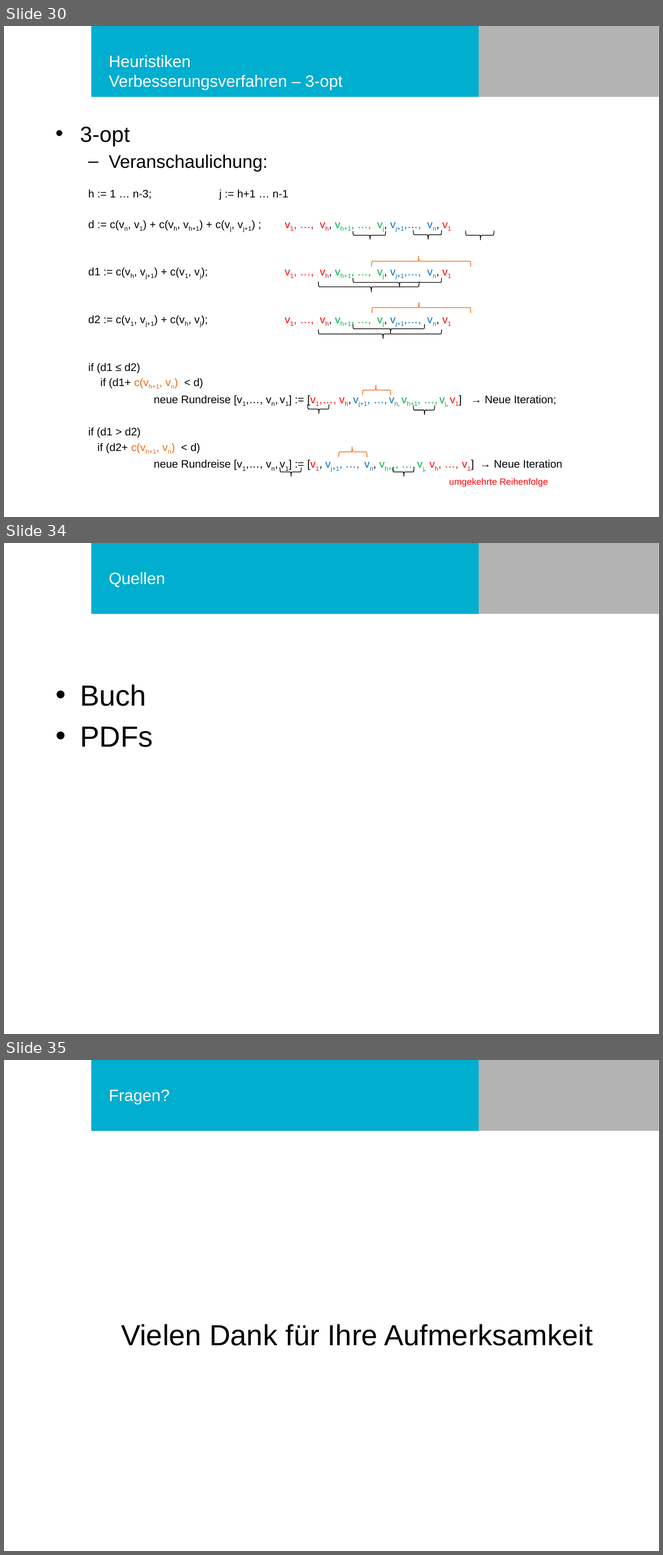
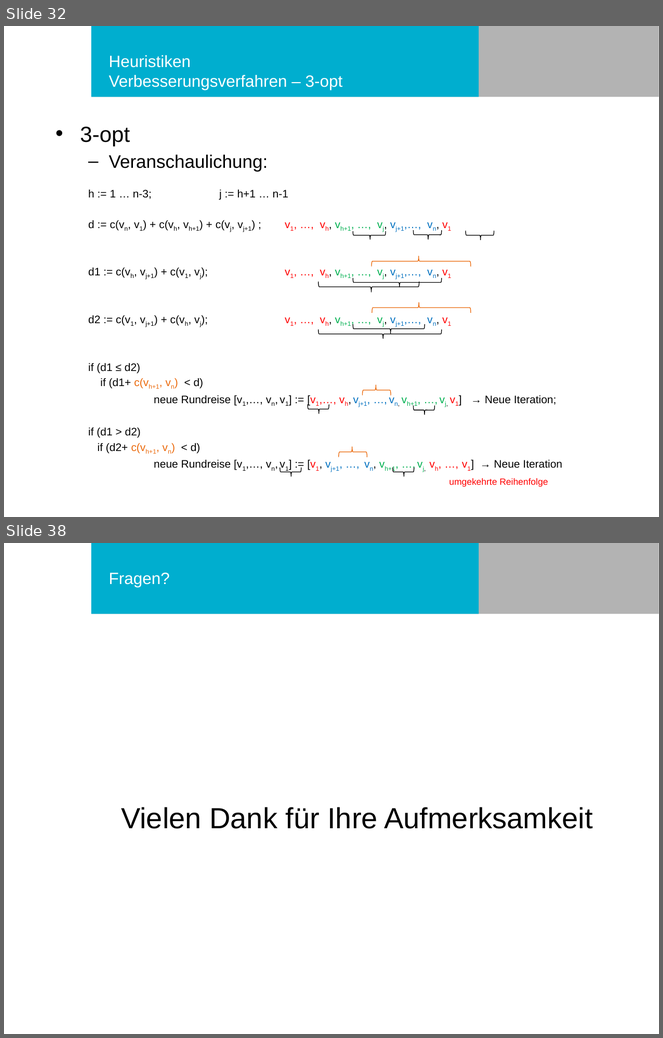
Before and after one commit to philurlaub/matlab2016, a slide deck: Präsentation.pptx. Shown one above the other, each under a label of ours: slides 30, 34 and 35 before the commit, slides 32 and 38 after it; the slides between them are not shown. The pictures are 663x1555 and 663x1038 pixels, drawn with LibreOffice and Linux fonts; fonts in the diff are those of the drawing; background and template pictures are left out. Boxes give left, top, right and bottom in pixels: in the first picture for what was removed or moved away, otherwise in the second. Text is boxed around its words. In the diff, an @@ line names an element or a change of style, - is before the commit and + after.

```diff
--- a/Präsentation.pptx
+++ b/Präsentation.pptx
@@ slide 34 removed at <box>4,543,659,1034</box>, background #FFFFFF; not listed: 2 template elements that a slide beside it also shows @@
@@ title removed at <box>109,572,165,587</box> @@
-Quellen
@@ text removed at <box>80,684,153,747</box> @@
-• Buch
-• PDFs
@@ what was slide 30 is now slide 32 @@
@@ what was slide 35 is now slide 38 @@
```
Also in this commit, not shown: 7 slides changed, 4 slides added, 2 other slides removed.
